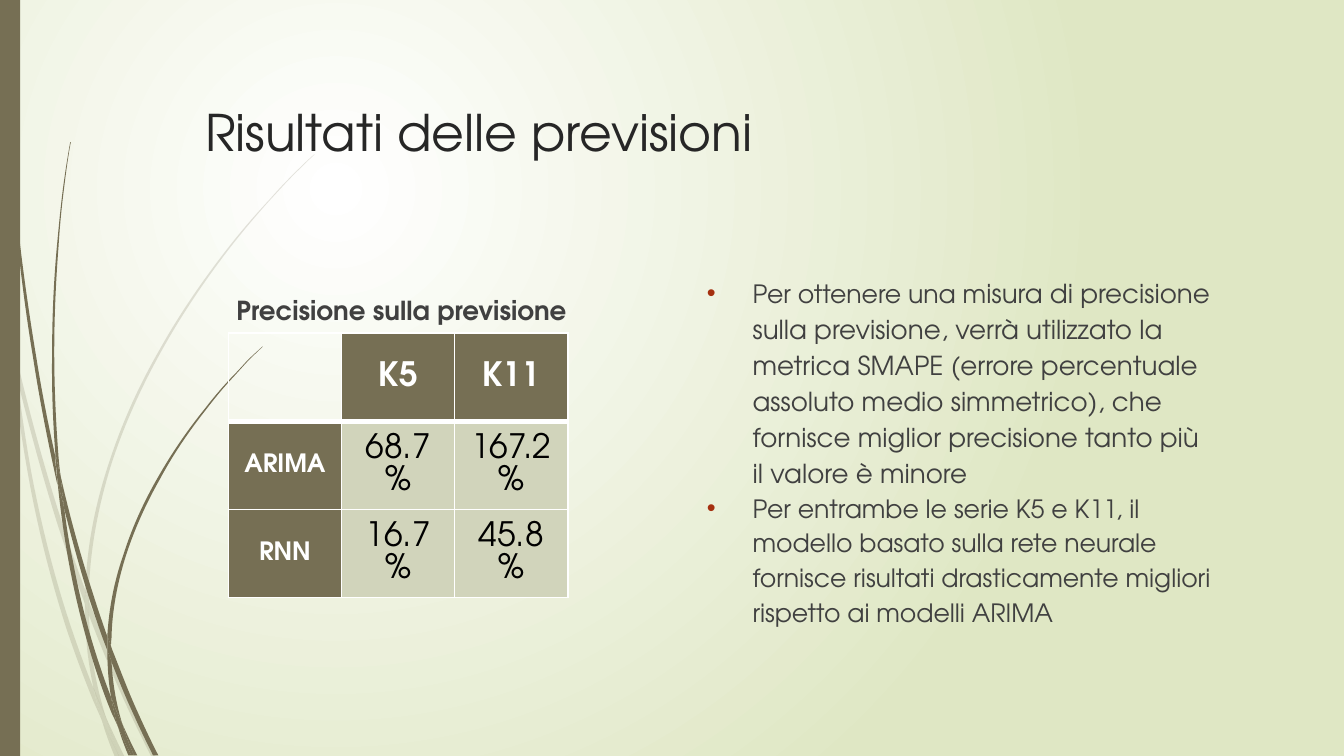
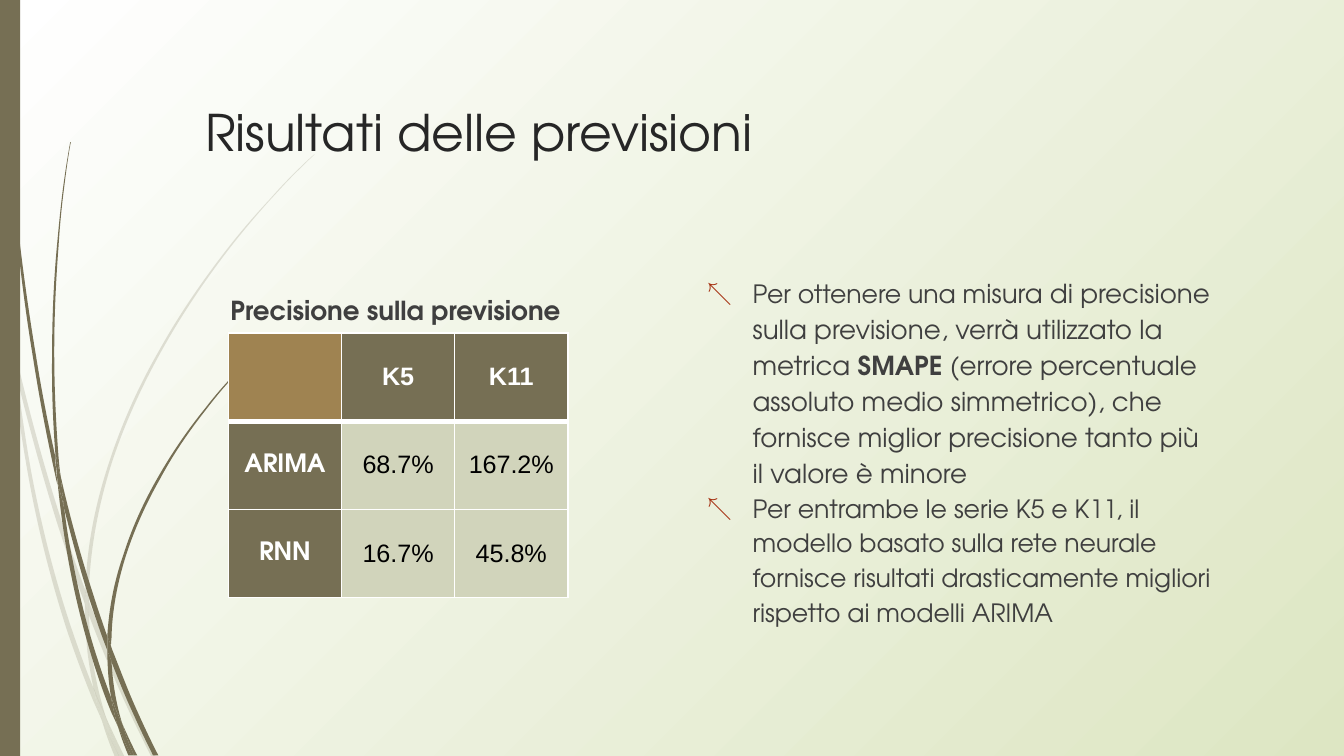
Before and after one commit to lynkx21/BB, a slide deck: slide 30 of BitBang.pptx. Drawn at 1344x756 pixels with LibreOffice and Linux fonts; fonts in the diff are those of the drawing. Boxes give left, top, right and bottom in pixels: in the first picture for what was removed or moved away, otherwise in the second. Text is boxed around its words. In the diff, an @@ line names an element or a change of style, - is before the commit and + after.

```diff
--- a/BitBang.pptx
+++ b/BitBang.pptx
@@ background gradient #FFFFFF to #DFE8C4 to gradient #FFFFFF to #DDE6C3 @@
@@ title "Risultati delle previsioni" at (205,113,753,161): indent changed @@
@@ text "Per ottenere una misura di ..." at (753,283,1211,627): text colour #404040 to #3F3F3F; bold on in "SMAPE"; bullet • to ↖ @@
@@ text "Precisione sulla previsione" at (230,300,560,325): text colour #404040 to #3F3F3F; indent changed @@
@@ table at (228,333,567,756) @@
@@ fill none to #9F8351 in row 1, column 1 @@
@@ size 18 to 13.5 pt, font TeX Gyre Adventor to Arial in "K5", "K11", "68.7%", "167.2%" and 2 more places @@
```
Also in this commit, not shown: 30 other slides changed.
